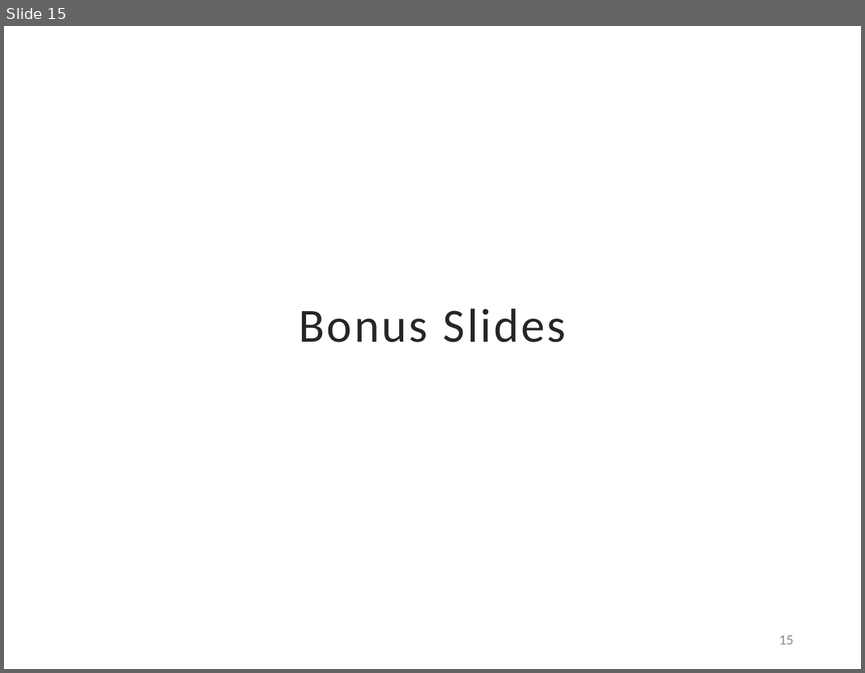
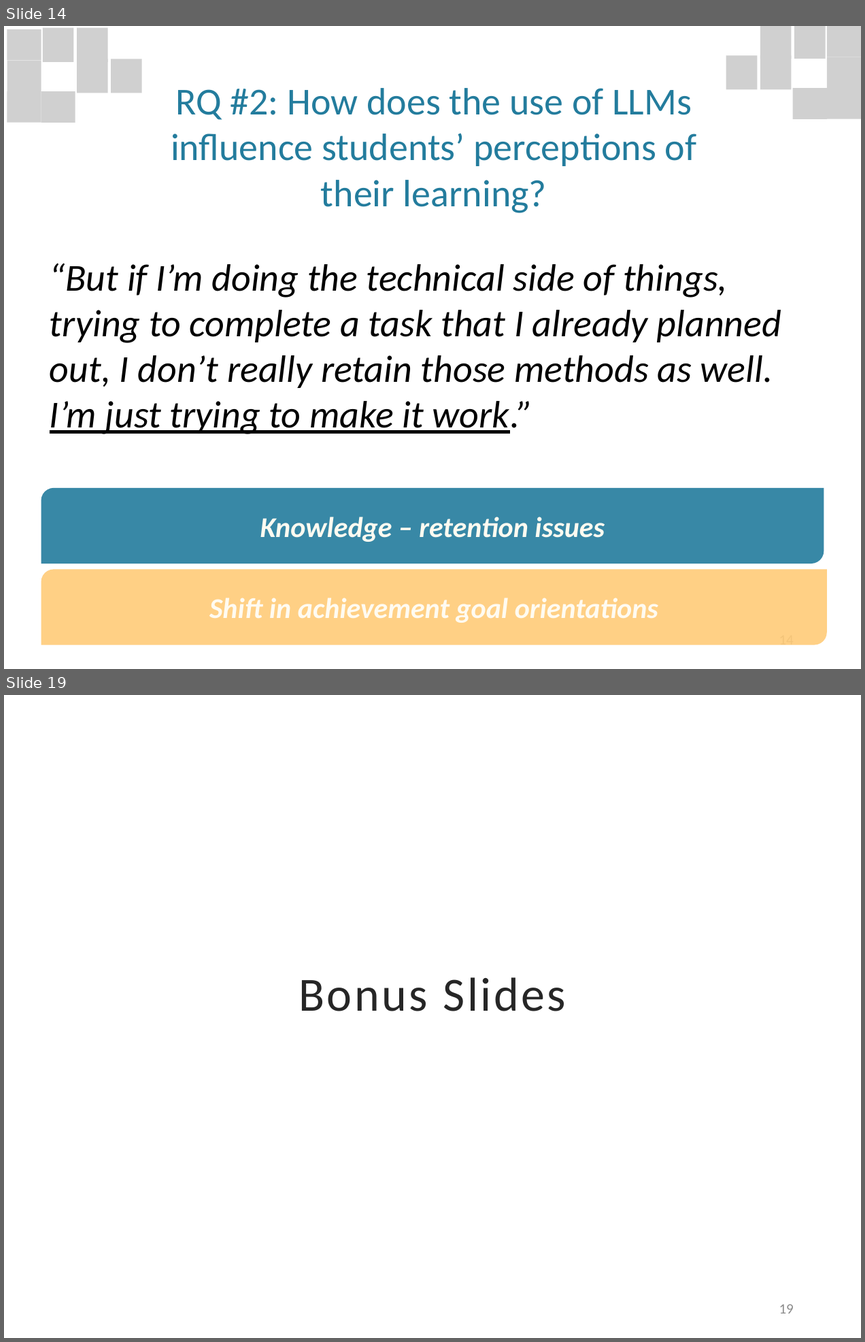
Before and after one commit to davisjam/davisjam.github.io, a slide deck: files/publications/TanayArinzeJoshiDavisDavis-LLMEducation-ASEE2024-slides.pptx. Shown one above the other, each under a label of ours: slide 15 before the commit, slides 14 and 19 after it; the slides between them are not shown. The pictures are 865x673 and 865x1342 pixels, drawn with LibreOffice and Linux fonts; fonts in the diff are those of the drawing; grey boxes stand for pictures; background and template pictures are left out. Boxes give left, top, right and bottom in pixels: in the first picture for what was removed or moved away, otherwise in the second. Text is boxed around its words. In the diff, an @@ line names an element or a change of style, - is before the commit and + after.

```diff
--- a/files/publications/TanayArinzeJoshiDavisDavis-LLMEducation-ASEE2024-slides.pptx
+++ b/files/publications/TanayArinzeJoshiDavisDavis-LLMEducation-ASEE2024-slides.pptx
@@ slide 14 added at [4, 26, 861, 669], background #FFFFFF @@
@@ group added at [7, 29, 143, 123]: 8 pictures @@
@@ subtitle added at [171, 88, 697, 213], 32 pt, text #237C9D @@
+RQ #2: How does the use of LLMs influence students’ perceptions of their learning?
@@ group added at [725, 26, 861, 119]: 8 pictures @@
@@ text added at [50, 263, 782, 434], 32 pt, text #000000, italic @@
+“But if I’m doing the technical side of things, trying to complete a task that I already planned out, I don’t really retain those methods as well. I’m just trying to make it work.”
@@ round diag rect added at [41, 488, 823, 563], fill #237C9D at 90% opacity, 24 pt, text #FFFBF1, bold, italic @@
+Knowledge – retention issues
@@ round diag rect added at [41, 569, 827, 645], fill #FFCB78 at 90% opacity, 24 pt, text #FFFBF1, bold, italic @@
+Shift in achievement goal orientations
@@ page number added at [779, 644, 793, 648], 12 pt, text #8C8C8C @@
+14
@@ what was slide 15 is now slide 19 @@
@@ page number at [779, 1304, 793, 1313]: text changed @@
-15
+19
```
Also in this commit, not shown: 5 slides changed, 14 other slides added, 10 slides removed.
